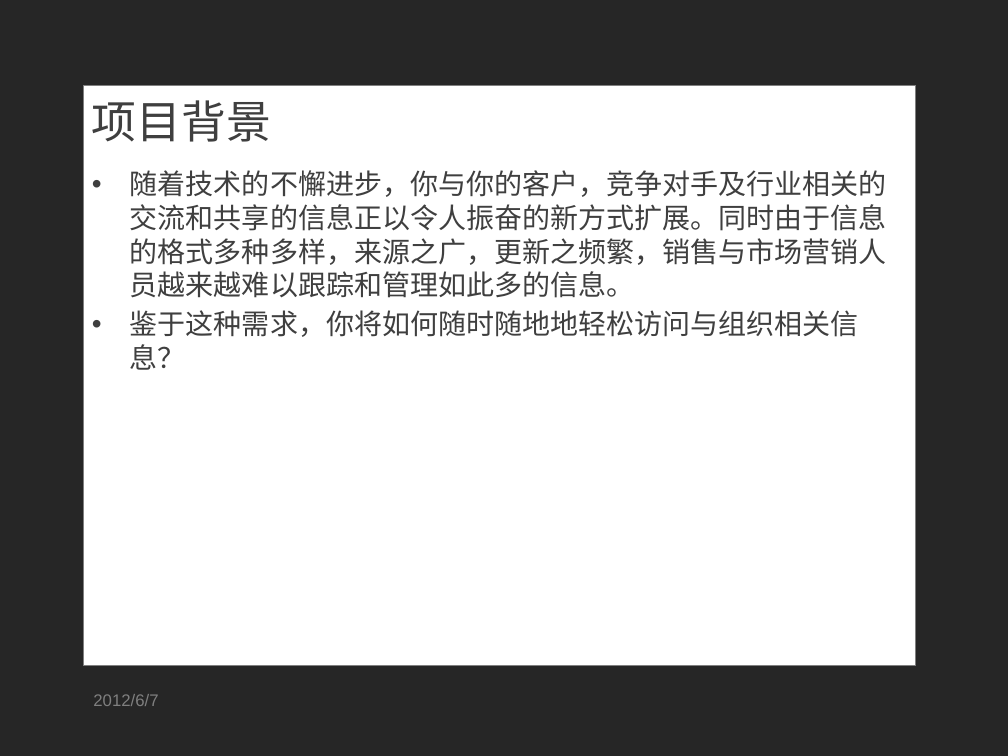
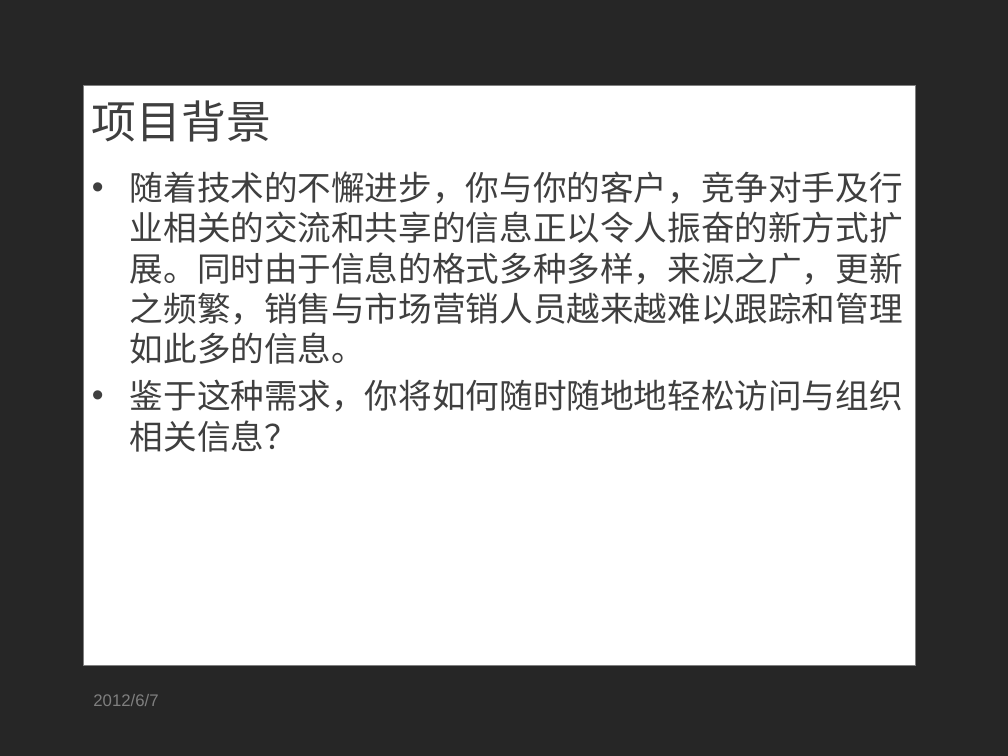
Before and after one commit to SoSkyrim/ricky-tan, a slide deck: slide 4 of work/毕业设计_答辩.pptx. Drawn at 1008x756 pixels with LibreOffice and Linux fonts; fonts in the diff are those of the drawing; background and template pictures are left out. Boxes give left, top, right and bottom in pixels: in the first picture for what was removed or moved away, otherwise in the second. Text is boxed around its words. In the diff, an @@ line names an element or a change of style, - is before the commit and + after.

```diff
--- a/work/毕业设计_答辩.pptx
+++ b/work/毕业设计_答辩.pptx
@@ text "随着技术的不懈进步，你与你的客户，竞争对手及行业相关的交流和共享的信息正以令人振奋的新方式扩展。同时由于信息的格式多种多 ..." at (130,171,903,452): size 20 to 24 pt @@
```
Also in this commit, not shown: 7 other slides changed, 3 slides added, 4 other files.
